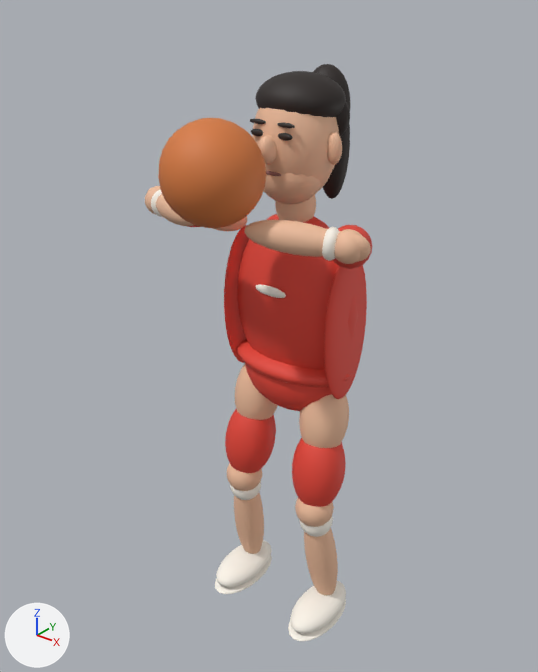
An edit to the glTF model assets/models/coach-female.glb, drawn before and after from the same camera.
Camera for both pictures: a 50 mm lens placed at (1.318, -1.787, 2.177), pointed at (-0.032, -0.1, 1.131). Every picture has the same lights, and +X, +Y and +Z are marked at lower left. The older version comes first. Both versions are drawn at frame 56 of the action 'shot'; the numbers are the values there.
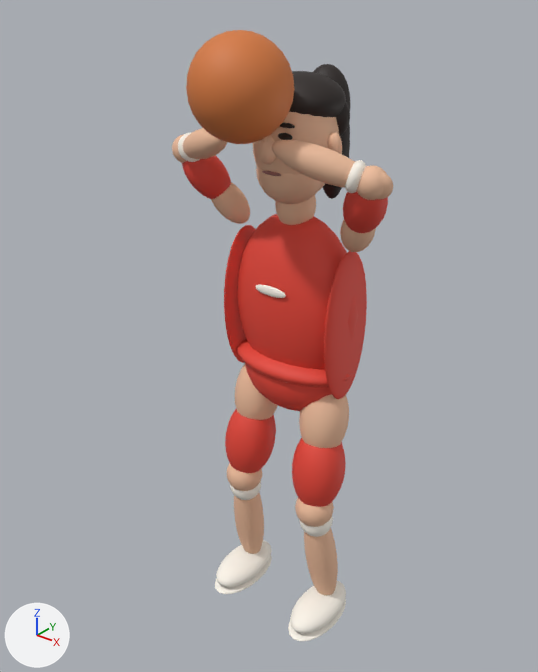
Not drawn themselves, but carrying or shaping drawn objects: ob_leftupperarm, ob_leftforearm, ob_leftelbow, ob_rightupperarm, ob_rightforearm, ob_rightelbow.

Boxes [x1, y1, x2, y2] around the edits, measured in the pictures (538 x 672 px):
'Basketball', moved
    before: [158, 118, 266, 228]
    after: [186, 30, 294, 144]
'Mesh_2.014', moved, turned
    before: [244, 220, 327, 257]
    after: [272, 140, 355, 188]
'Mesh_0.008', moved, turned
    before: [333, 225, 372, 269]
    after: [343, 192, 388, 233]
'Mesh_2.018', moved
    before: [334, 229, 361, 264]
    after: [357, 165, 387, 200]
'Mesh_0.006', moved, turned (mostly hidden before)
    before: [187, 225, 199, 227]
    after: [182, 155, 231, 199]
'Mesh_2.007', moved, turned
    before: [156, 194, 193, 226]
    after: [183, 128, 227, 159]
'Mesh_2.006', moved, turned
    before: [213, 216, 247, 231]
    after: [211, 182, 250, 224]
'Mesh_1.008', moved, turned
    before: [322, 227, 340, 261]
    after: [345, 160, 366, 193]
'Mesh_2.013', moved, turned (not visible before)
    after: [340, 220, 376, 252]
'Mesh_2.015', moved, turned
    before: [355, 234, 371, 262]
    after: [378, 172, 393, 199]
'Mesh_2.011', moved
    before: [145, 186, 160, 214]
    after: [172, 134, 186, 163]
'Mesh_1.004', moved, turned
    before: [151, 189, 163, 217]
    after: [178, 133, 200, 162]

The change in detail:
Object 'LeftUpperArm' (ob_leftupperarm) moves from (-0.275, -0.123, 1.504) to (-0.269, -0.0657, 1.574).
Object 'LeftUpperArm' (ob_leftupperarm) turns from (68, -28, -19) to (29, -25, -6.6) degrees about x, y and z.
Object 'LeftForearm' (ob_leftforearm) moves from (-0.215, -0.298, 1.562) to (-0.209, -0.182, 1.732).
Object 'LeftForearm' (ob_leftforearm) turns from (80, 68, 59) to (52, 62, 33) degrees about x, y and z.
Object 'LeftElbow' (ob_leftelbow) moves from (-0.345, -0.247, 1.553) to (-0.333, -0.131, 1.692).
Object 'RightUpperArm' (ob_rightupperarm) moves from (0.275, -0.123, 1.504) to (0.269, -0.0657, 1.574).
Object 'RightUpperArm' (ob_rightupperarm) turns from (68, 28, 19) to (29, 25, 6.6) degrees about x, y and z.
Object 'RightForearm' (ob_rightforearm) moves from (0.215, -0.298, 1.562) to (0.209, -0.182, 1.732).
Object 'RightForearm' (ob_rightforearm) turns from (80, -68, -59) to (52, -62, -33) degrees about x, y and z.
Object 'RightElbow' (ob_rightelbow) moves from (0.345, -0.247, 1.553) to (0.333, -0.131, 1.692).
Object 'Basketball' (ob_basketball) moves from (0.0, -0.374, 1.711) to (0.0, -0.259, 1.912).
